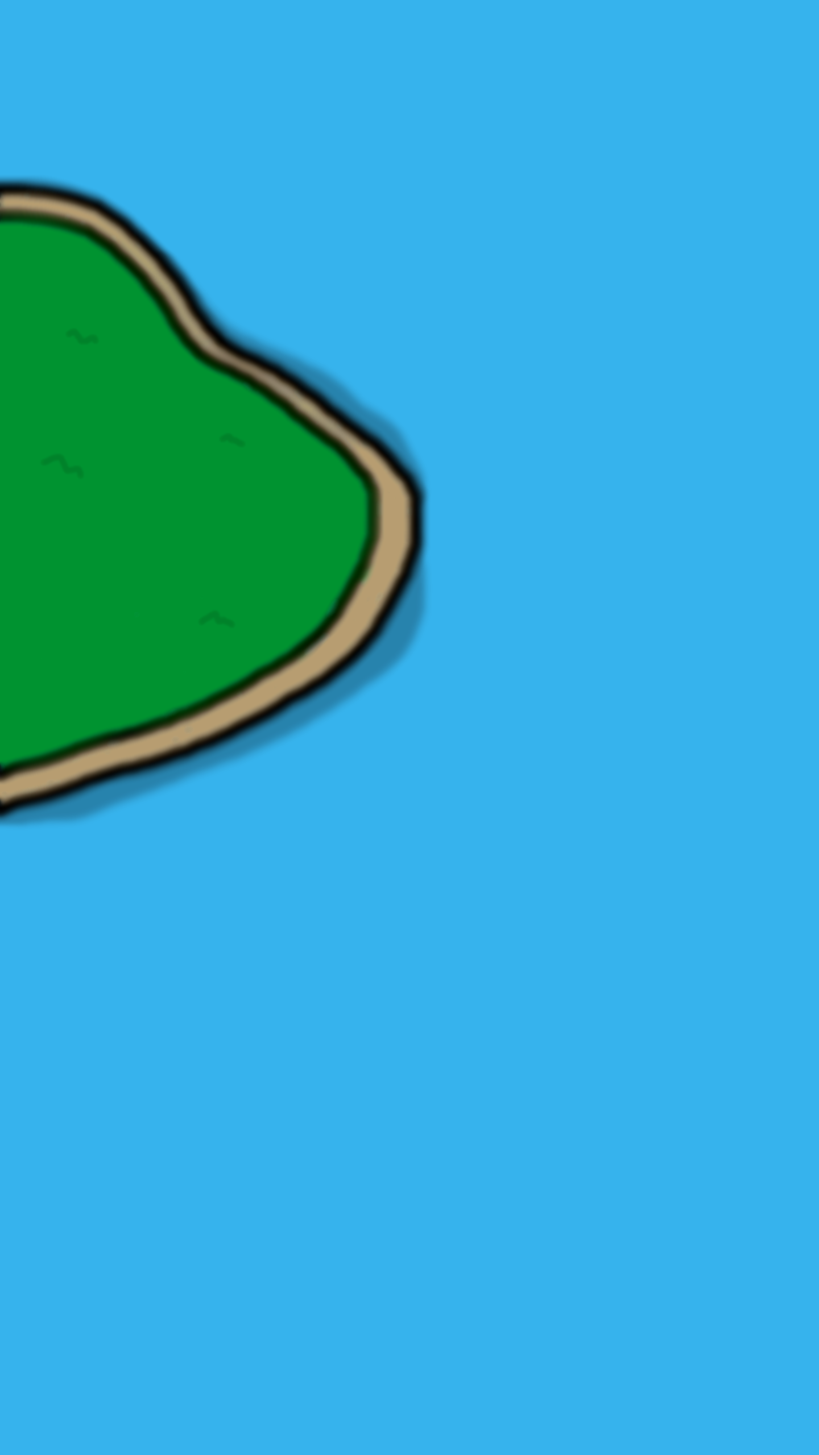
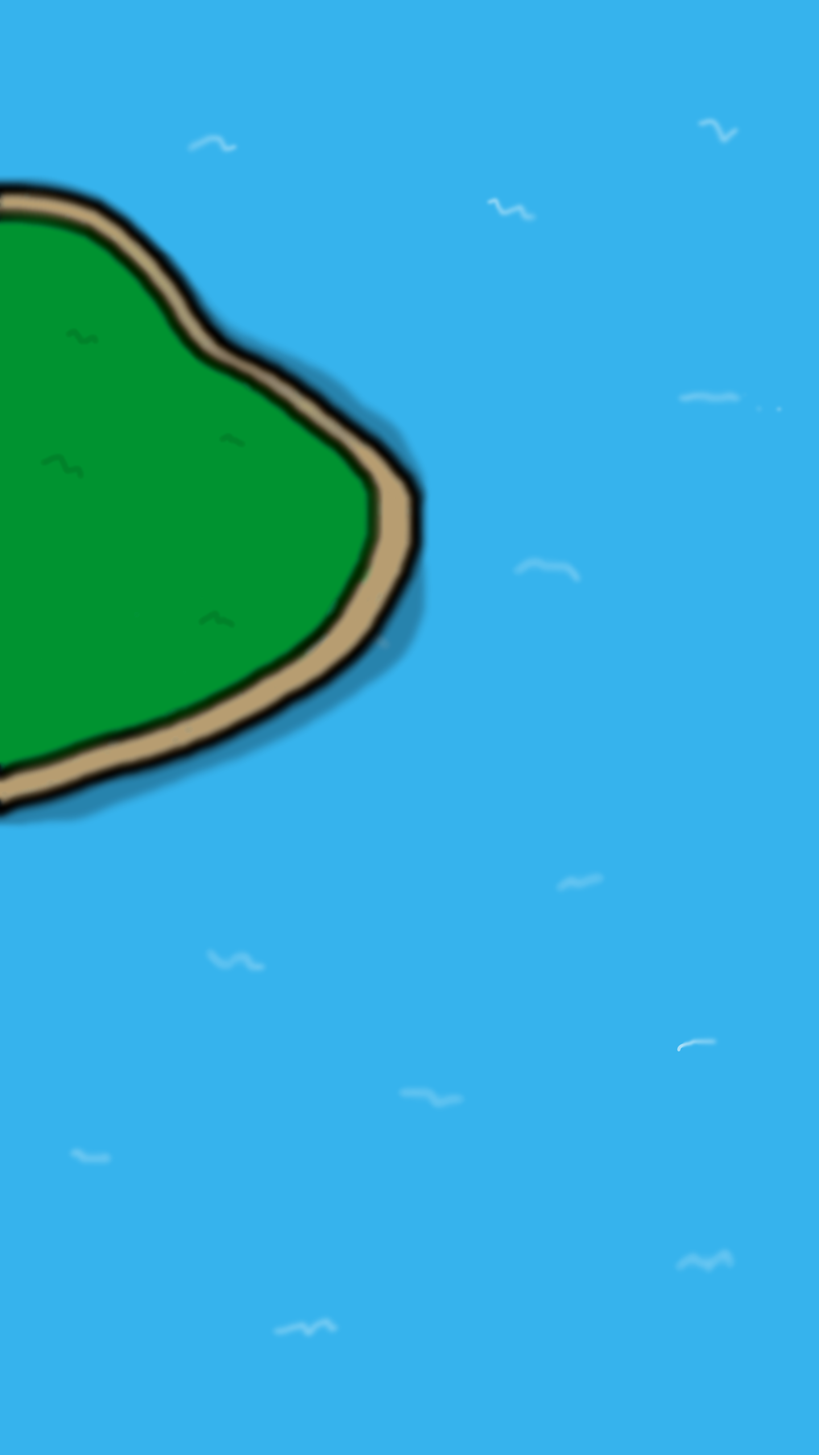
Comparing the layer stacks of the two w=819, h=1455 images. Changes:
renamed "Layer 2" to "Layer 6", showed it, opacity 100% → 57%, moved it above "Layer 5", painted on it over [67, 115, 783, 1340]
